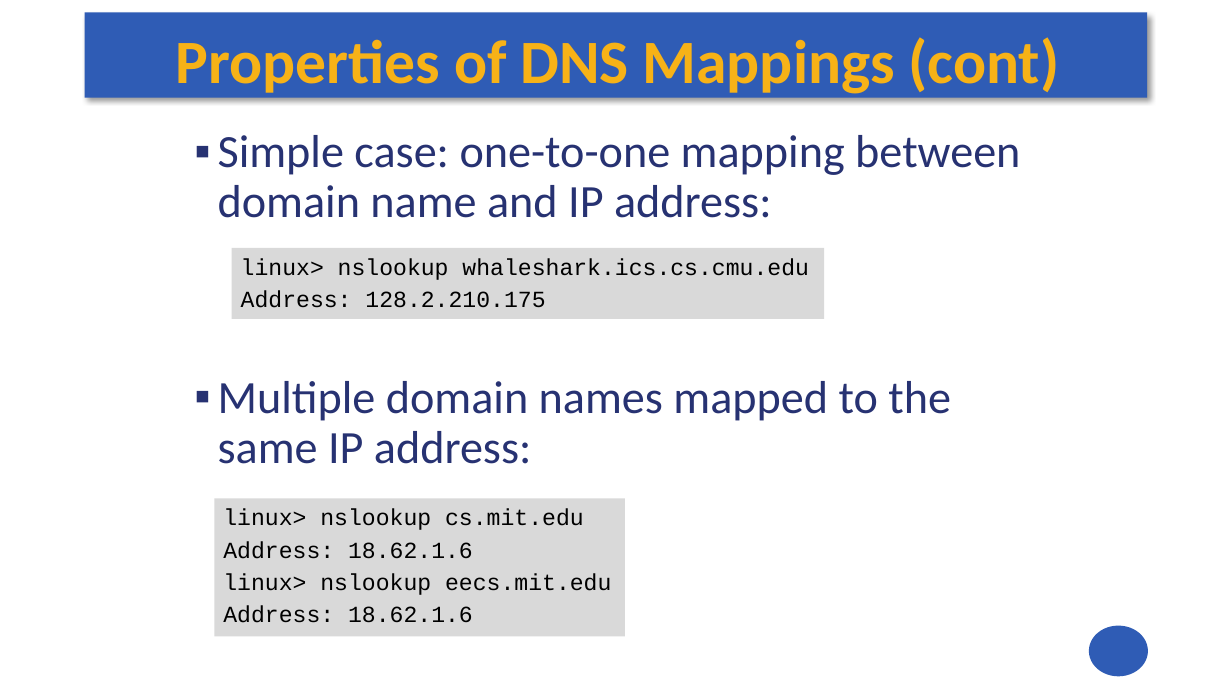
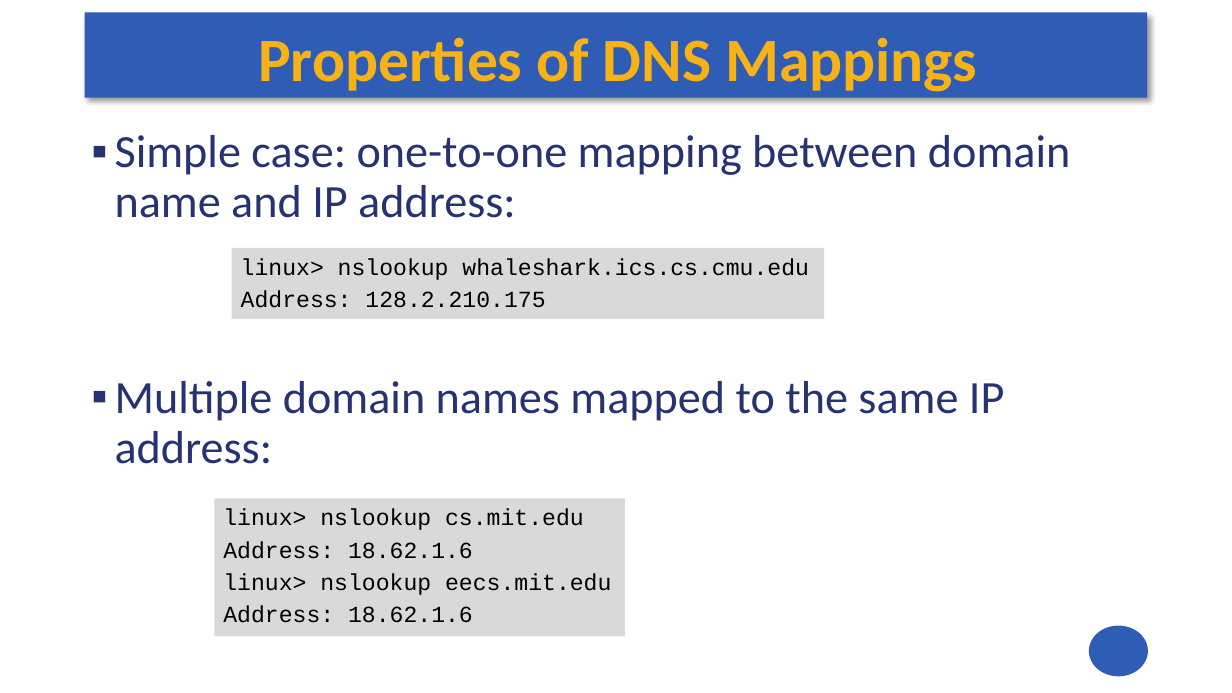
Before and after one commit to andrewt0301/hse-acos-course, a slide deck: slide 23 of docs/part2os/12_Networking/OS_Lecture_12.pptx. Drawn at 1232x693 pixels with LibreOffice and Linux fonts; fonts in the diff are those of the drawing. Boxes give left, top, right and bottom in pixels: in the first picture for what was removed or moved away, otherwise in the second. Text is boxed around its words. In the diff, an @@ line names an element or a change of style, - is before the commit and + after.

```diff
--- a/docs/part2os/12_Networking/OS_Lecture_12.pptx
+++ b/docs/part2os/12_Networking/OS_Lecture_12.pptx
@@ title at [258, 37, 977, 92]: text changed @@
-Properties of DNS Mappings (cont)
+Properties of DNS Mappings
@@ text "Simple case: one-to-one mapping between ..." rewrapped from [218, 135, 1020, 464] to [115, 135, 1070, 464] @@
```
Also in this commit, not shown: 12 other slides changed, 1 slide added, 1 other file.
